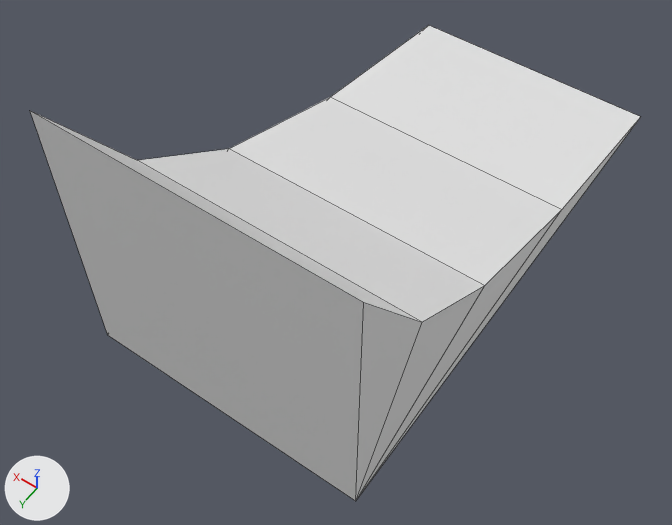
An edit to the Blender file HoloBallGame/Assets/Models/ramp_10w_20l_10h.blend, drawn before and after from the same camera.
Rendered twice from a 50 mm lens placed at (-0.111, 0.196, 0.258), pointed at (-0.003, 0.045, 0.021). Lighting does not change. The marker at lower left points along +X, +Y and +Z. Mesh edges are drawn as thin lines.
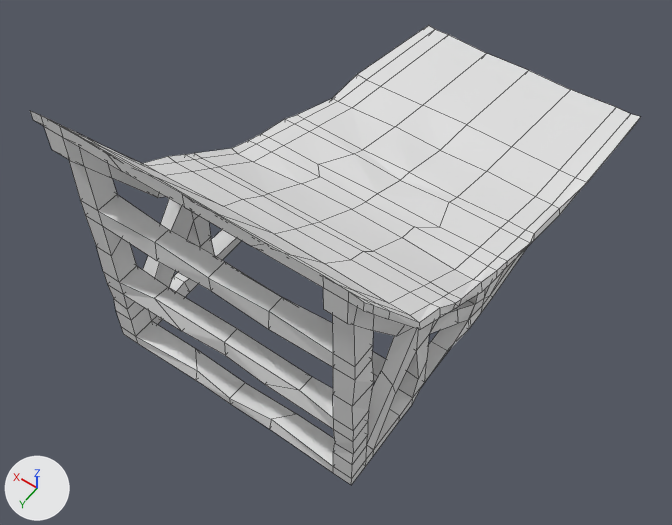
The edits, one by one:
me_plane is used by ob_plane; location (0.0, 0.0, 0.0).
me_plane had 12 vertices, 14 faces and spanned x -0.05..0.05, y -0.1..0.1, z 0.0..0.1.
me_plane now has 312 vertices, 311 faces, 4 loose edges and spans x -0.051..0.0, y -0.1..0.1, z 0.0..0.102.
me_plane part 1: 10 vertices removed from x -0.05..0.05, y -0.1..0.1, z 0.0..0.1; 310 vertices added at x -0.051..0.0, y -0.099..0.1, z 0.0..0.102.
Object 'Plane' (ob_plane) gains a MIRROR modifier named 'Mirror'.

Pixel boxes (x1, y1, x2, y2) of what changed, in the pictures (672 x 525 px):
'Plane', reshaped, modifiers changed: before (30, 25, 640, 501); after (30, 25, 640, 485)
